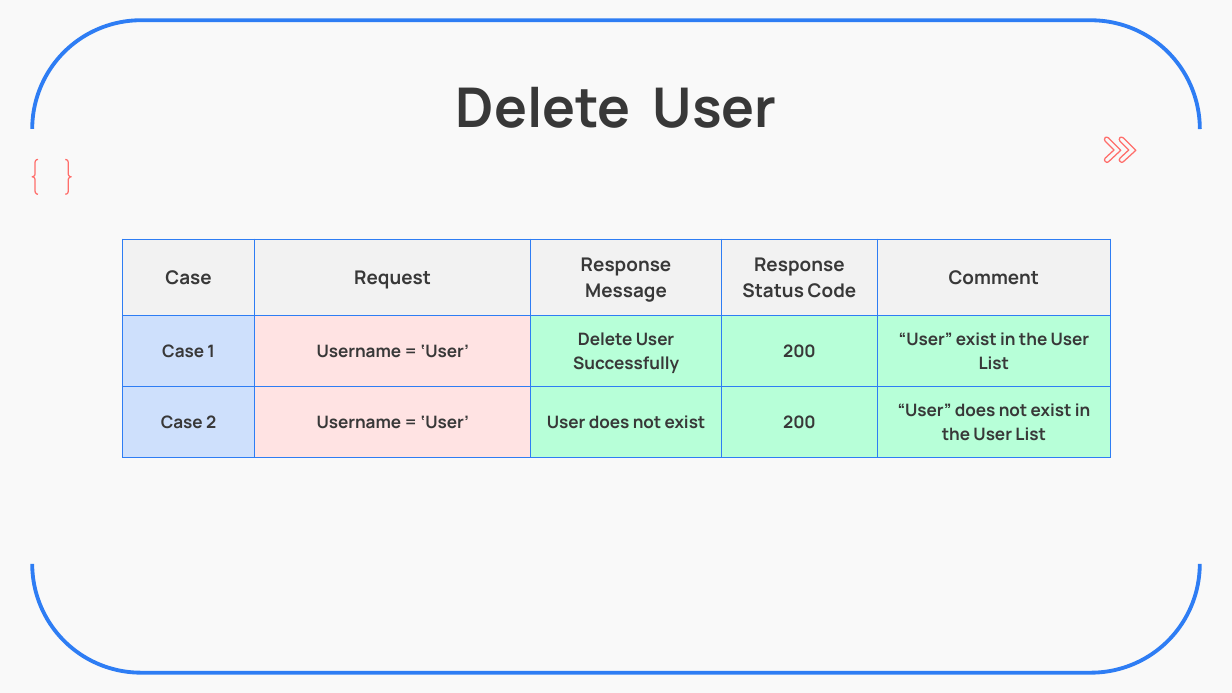
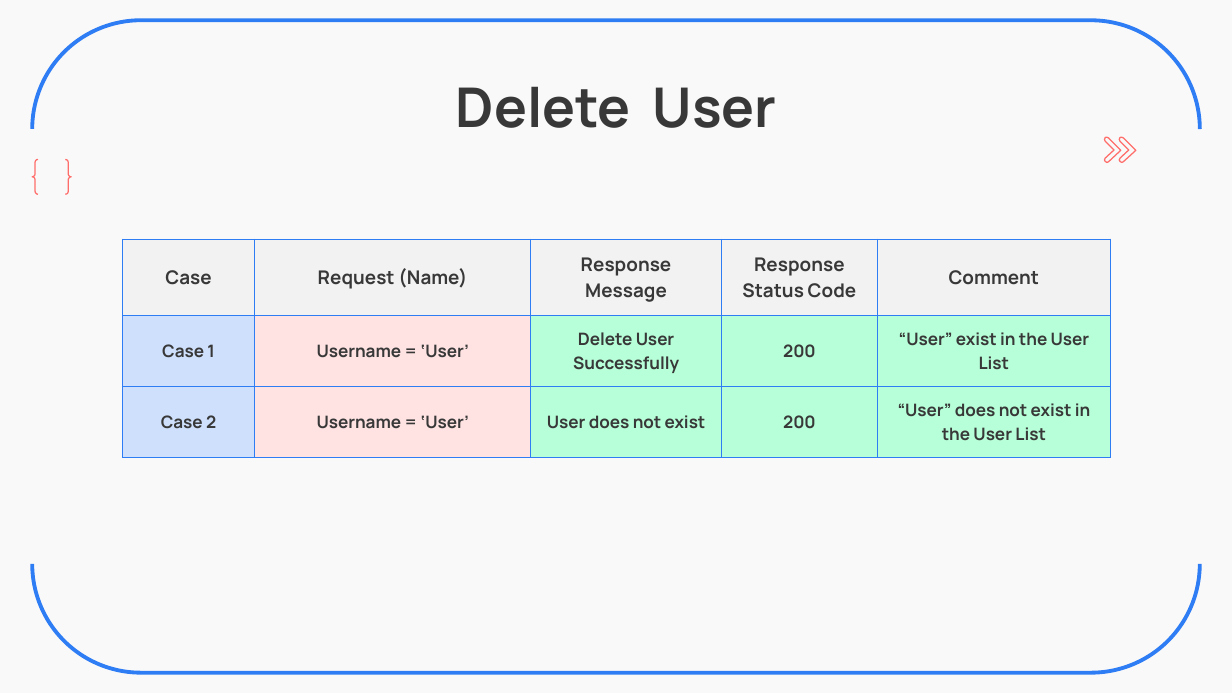
Before and after one commit to ZavierHuang/RESTFUL-API-DESIGN, a slide deck: slide 10 of 黃昱叡_SW2_Backend_Practice.pptx (slide 9 before the commit). Drawn at 1232x693 pixels with LibreOffice and Linux fonts; fonts in the diff are those of the drawing. Boxes give left, top, right and bottom in pixels: in the first picture for what was removed or moved away, otherwise in the second. Text is boxed around its words. In the diff, an @@ line names an element or a change of style, - is before the commit and + after.

```diff
--- a/黃昱叡_SW2_Backend_Practice.pptx
+++ b/黃昱叡_SW2_Backend_Practice.pptx
@@ table at (x1=122, y1=239, x2=1110, y2=445) @@
-row 1, column 2: Request
+row 1, column 2: Request (Name)
```
Also in this commit, not shown: 10 other slides changed, 1 slide added.
